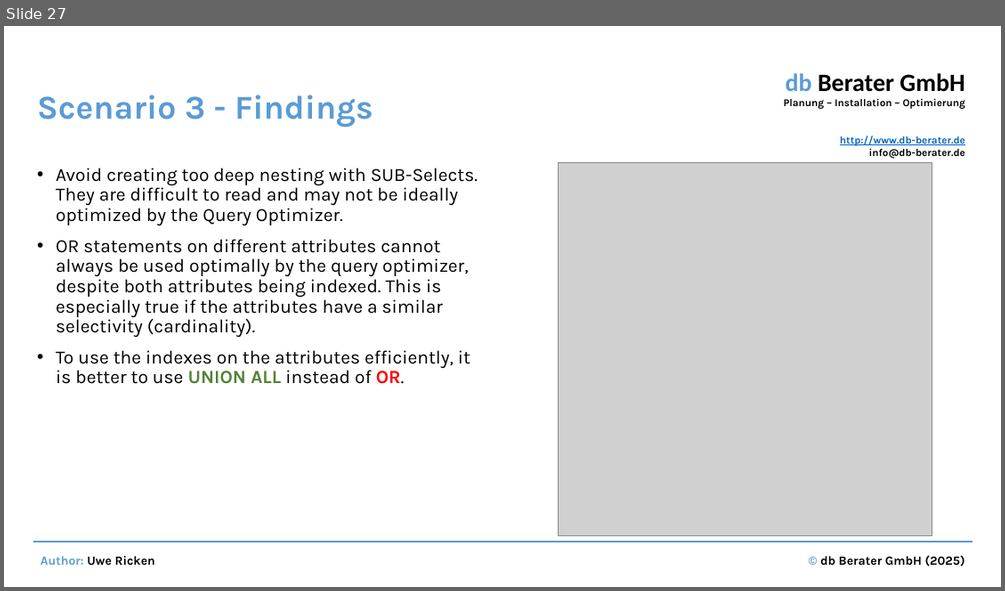
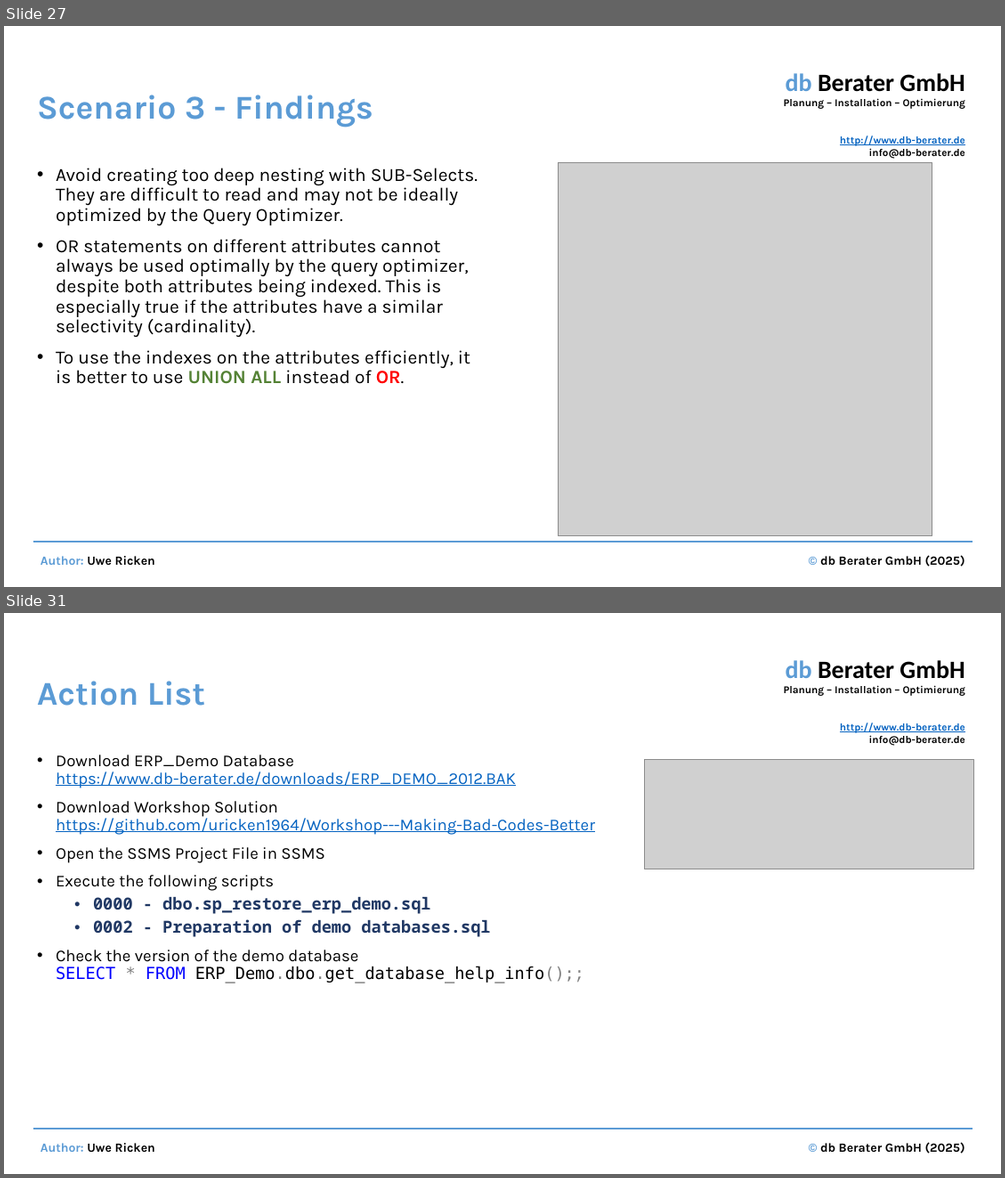
Before and after one commit to uricken1964/Workshop---Making-Bad-Codes-Better, a slide deck: Documents and Preparation/Performance optimization by identifying and correcting bad SQL code.pptx. Shown one above the other, each under a label of ours: slide 27 before the commit, slides 27 and 31 after it; the slides between them are not shown. The pictures are 1005x591 and 1005x1178 pixels, drawn with LibreOffice and Linux fonts; fonts in the diff are those of the drawing; grey boxes stand for pictures. Boxes give left, top, right and bottom in pixels: in the first picture for what was removed or moved away, otherwise in the second. Text is boxed around its words. In the diff, an @@ line names an element or a change of style, - is before the commit and + after.

```diff
--- a/Documents and Preparation/Performance optimization by identifying and correcting bad SQL code.pptx
+++ b/Documents and Preparation/Performance optimization by identifying and correcting bad SQL code.pptx
@@ slide 31 added at <box>4,613,1001,1174</box>, background #FFFFFF; not listed: 4 template elements that a slide beside it also shows @@
@@ title added at <box>37,681,205,706</box>, 32 pt, text #5B9BD5, bold @@
+Action List
@@ text added at <box>56,755,595,983</box>, 16 pt, text #000000 @@
+• Download ERP_Demo Database
+  https://www.db-berater.de/downloads/ERP_DEMO_2012.BAK
+• Download Workshop Solution
+  https://github.com/uricken1964/Workshop---Making-Bad-Codes-Better
+• Open the SSMS Project File in SSMS
+• Execute the following scripts
+  • 0000 - dbo.sp_restore_erp_demo.sql
+  • 0002 - Preparation of demo databases.sql
+• Check the version of the demo database
+  SELECT * FROM ERP_Demo.dbo.get_database_help_info();;
@@ picture added at <box>645,760,974,868</box> @@
```
Also in this commit, not shown: 26 other slides added, 16 other files.
